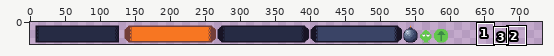
Edited in one commit: sprite sheet (assets/minijam196.png). Above, an overview of the earlier version with the close-up marked.
Close-up. Before the commit:
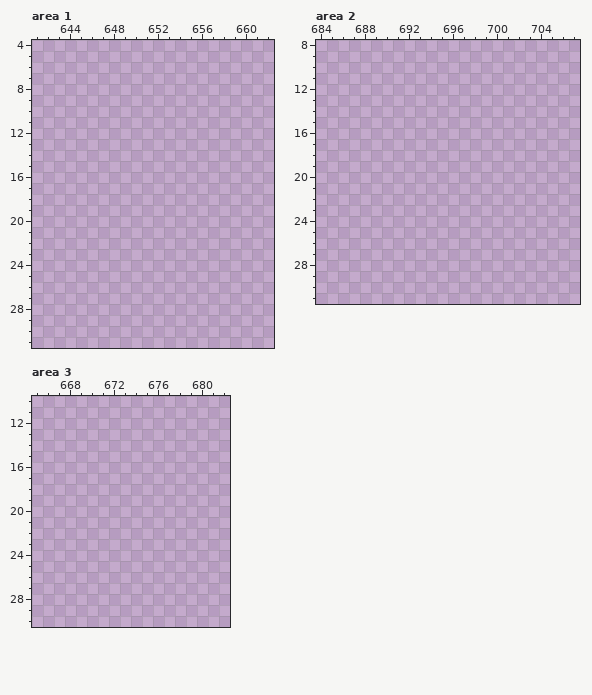
The file is 1024x32 pixels. Shown: area 1: x 641..662, y 4..31; area 2: x 684..707, y 8..31; area 3: x 665..682, y 10..30. The wide view leaves out empty margins. The commit also changed other parts of the picture, which this record leaves out.
After:
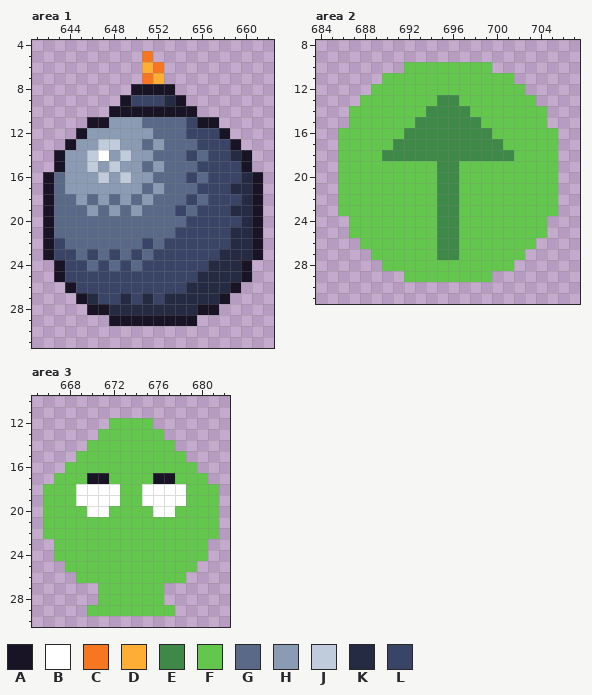
Palette (. is transparent): A #181425  B #ffffff  C #f77622  D #feae34  E #3e8948  F #63c74d  G #5a6988  H #8b9bb4  J #c0cbdc  K #262b44  L #3a4466
Difference:
Changed rows in their new state; - is an unchanged pixel.
Area 1:
first column x 642:
 5 ---------C----------
 6 ---------DC---------
 7 ---------CD---------
 8 --------AAAA--------
 9 -------ALLLKA-------
10 ------AAAAAAAA------
11 ----AAHHHGGGGLAA----
12 ---AHHHHHHGGGLLLA---
13 --AHHJJHHGHGGGLLLA--
14 -AHHJBHJHHGGGLGLLKA-
15 -AHHJHJHHGHGGGLLLLA-
16 AGHHHJHJHHGGGLGLLLKA
17 AGHHHHHHHGHGGGLLLKKA
18 AGGHGHGHGHGGGLGLLLKA
19 AGGGHGHGHGGGLGLLLKKA
20 AGGGGGGGGGGGGLLLLLKA
21 AGGGGGGGGGGGLLLLLKKA
22 ALGGGGGGGLGLLLLLLKKA
23 ALLGLGLGLGLLLLLLKKKA
24 -ALLGLGLGLLLLLLKKKA-
25 -ALLLLLLLLLLLLKKKKA-
26 --ALLLLLLLLLLKKKKA--
27 ---AKLLKLKLKKKKKA---
28 ----AAKKKKKKKKAA----
29 ------AAAAAAAA------
Area 2:
first column x 686:
10 ------FFFFFFFF------
11 ----FFFFFFFFFFFF----
12 ---FFFFFFFFFFFFFF---
13 --FFFFFFFEEFFFFFFF--
14 -FFFFFFFEEEEFFFFFFF-
15 -FFFFFFEEEEEEFFFFFF-
16 FFFFFFEEEEEEEEFFFFFF
17 FFFFFEEEEEEEEEEFFFFF
18 FFFFEEEEEEEEEEEEFFFF
19 FFFFFFFFFEEFFFFFFFFF
20 FFFFFFFFFEEFFFFFFFFF
21 FFFFFFFFFEEFFFFFFFFF
22 FFFFFFFFFEEFFFFFFFFF
23 FFFFFFFFFEEFFFFFFFFF
24 -FFFFFFFFEEFFFFFFFF-
25 -FFFFFFFFEEFFFFFFFF-
26 --FFFFFFFEEFFFFFFF--
27 ---FFFFFFEEFFFFFF---
28 ----FFFFFFFFFFFF----
29 ------FFFFFFFF------
Area 3:
first column x 666:
12 ------FFFF------
13 -----FFFFFF-----
14 ----FFFFFFFF----
15 ---FFFFFFFFFF---
16 --FFFFFFFFFFFF--
17 -FFFAAFFFFAAFFF-
18 FFFBBBBFFBBBBFFF
19 FFFBBBBFFBBBBFFF
20 FFFFBBFFFFBBFFFF
21 FFFFFFFFFFFFFFFF
22 FFFFFFFFFFFFFFFF
23 -FFFFFFFFFFFFFF-
24 -FFFFFFFFFFFFFF-
25 --FFFFFFFFFFFF--
26 ---FFFFFFFFFF---
27 -----FFFFFF-----
28 -----FFFFFF-----
29 ----FFFFFFFF----
